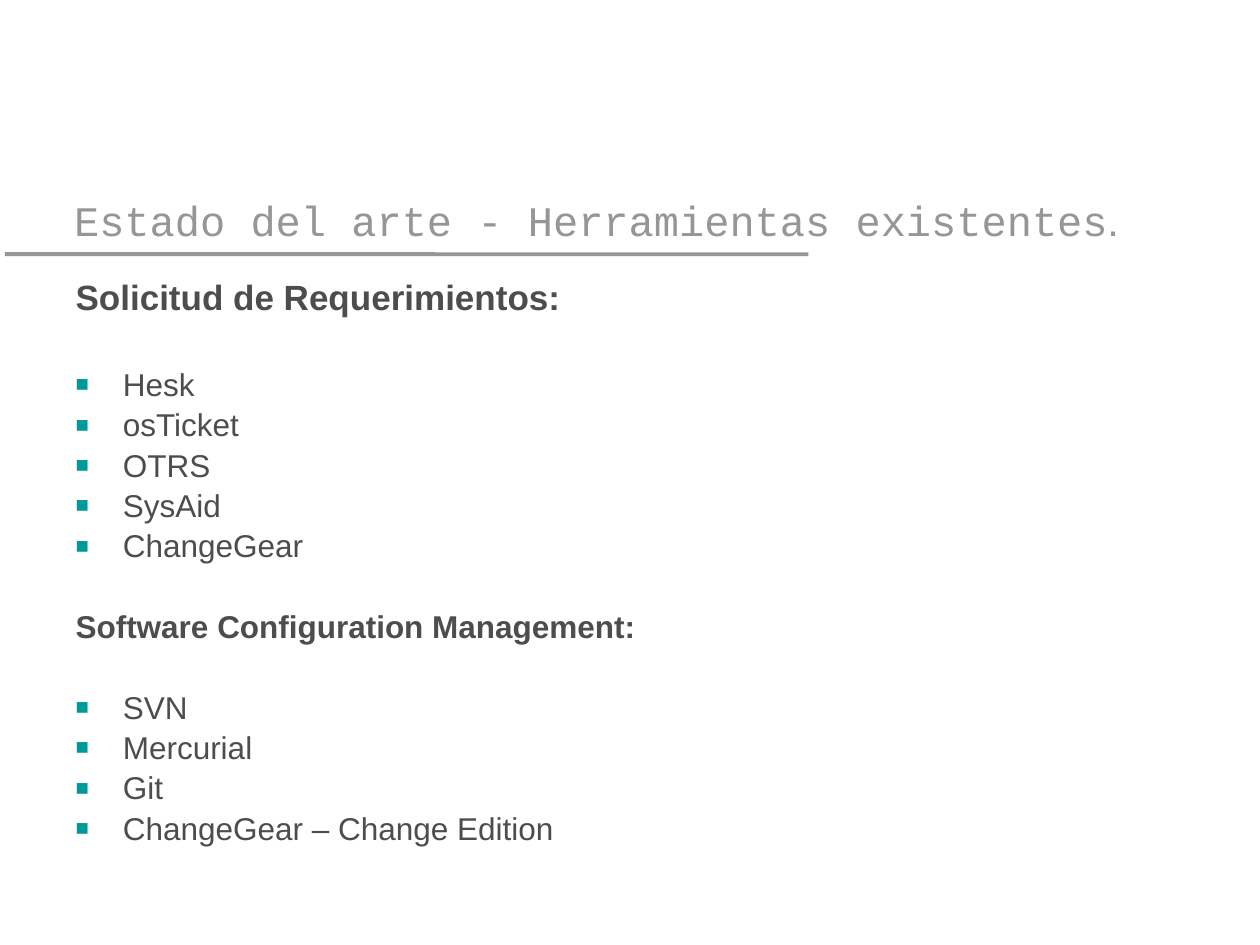
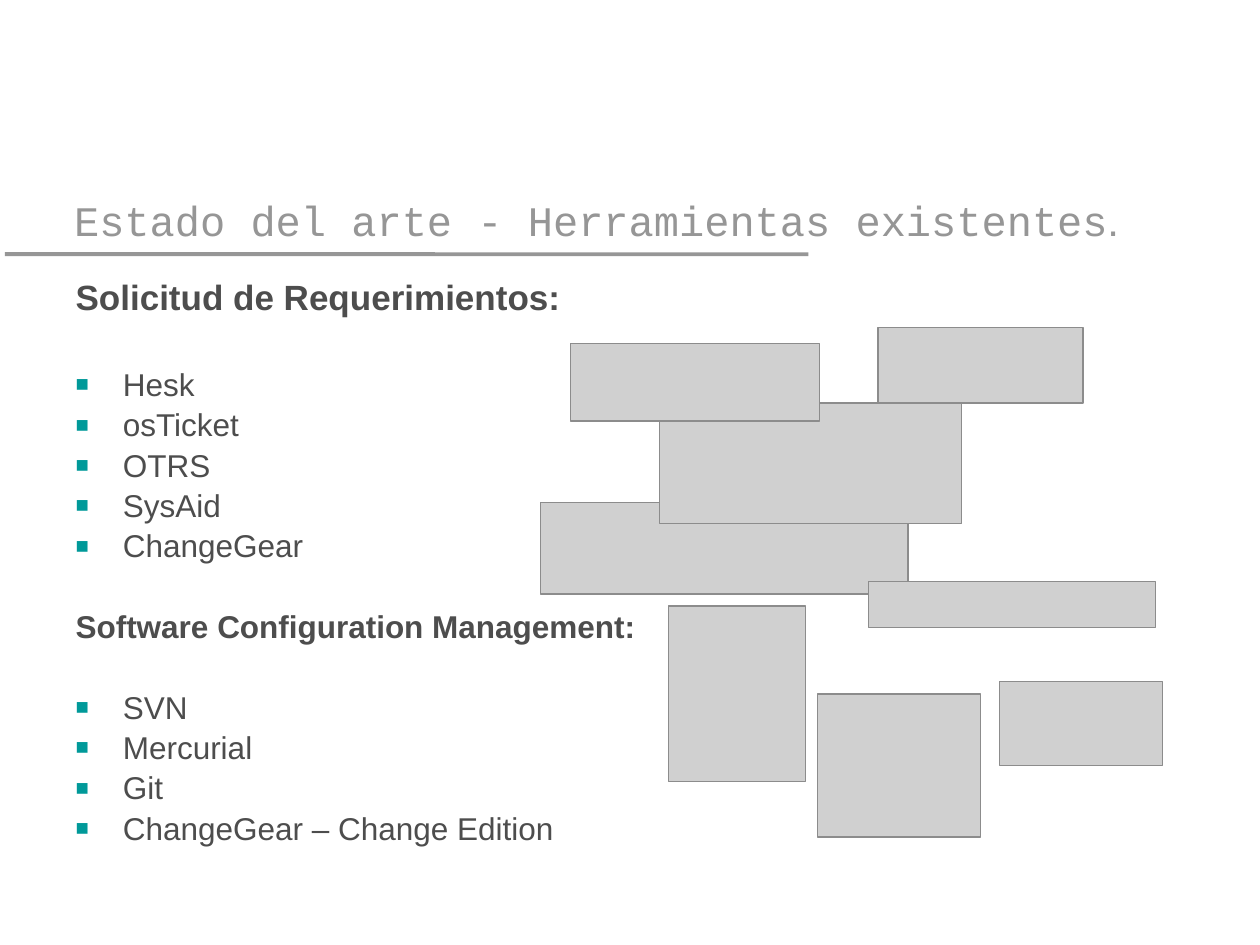
Before and after one commit to yano2h/TESIS, a slide deck: slide 6 of Presentaciones/Plantilla Pres 2_2012.pptx. Drawn at 1260x945 pixels with LibreOffice and Linux fonts; fonts in the diff are those of the drawing; grey boxes stand for pictures; background and template pictures are left out. Boxes give left, top, right and bottom in pixels: in the first picture for what was removed or moved away, otherwise in the second. Text is boxed around its words. In the diff, an @@ line names an element or a change of style, - is before the commit and + after.

```diff
--- a/Presentaciones/Plantilla Pres 2_2012.pptx
+++ b/Presentaciones/Plantilla Pres 2_2012.pptx
@@ picture added at (x1=878, y1=328, x2=1084, y2=403) @@
@@ picture added at (x1=571, y1=344, x2=820, y2=421) @@
@@ picture added at (x1=660, y1=403, x2=963, y2=524) @@
@@ picture added at (x1=541, y1=503, x2=908, y2=595) @@
@@ picture added at (x1=868, y1=582, x2=1155, y2=627) @@
@@ picture added at (x1=668, y1=606, x2=805, y2=781) @@
@@ picture added at (x1=999, y1=682, x2=1162, y2=766) @@
@@ picture added at (x1=818, y1=694, x2=980, y2=838) @@
```
Also in this commit, not shown: 7 other slides changed, 4 slides added, 3 slides removed, 1 other file.
